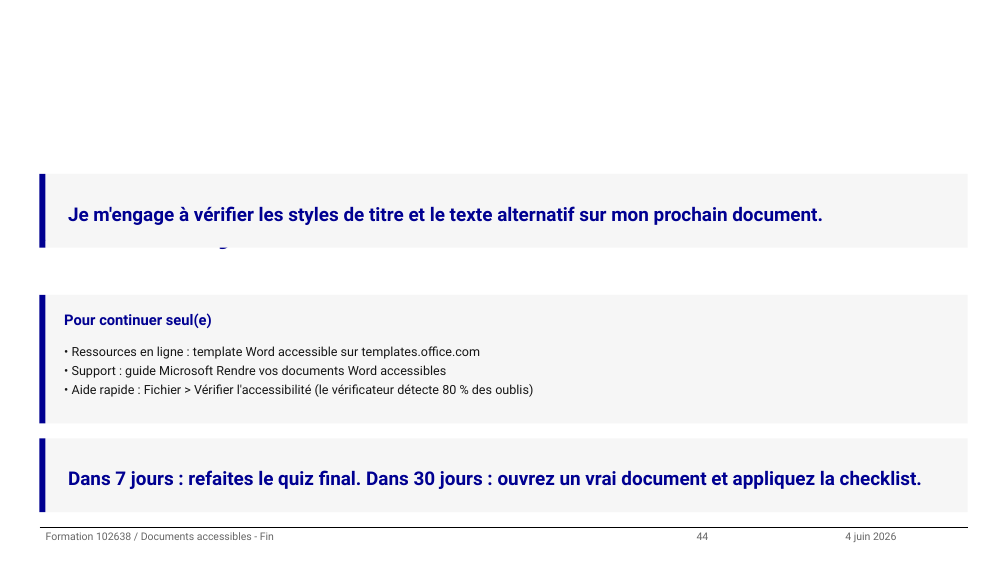
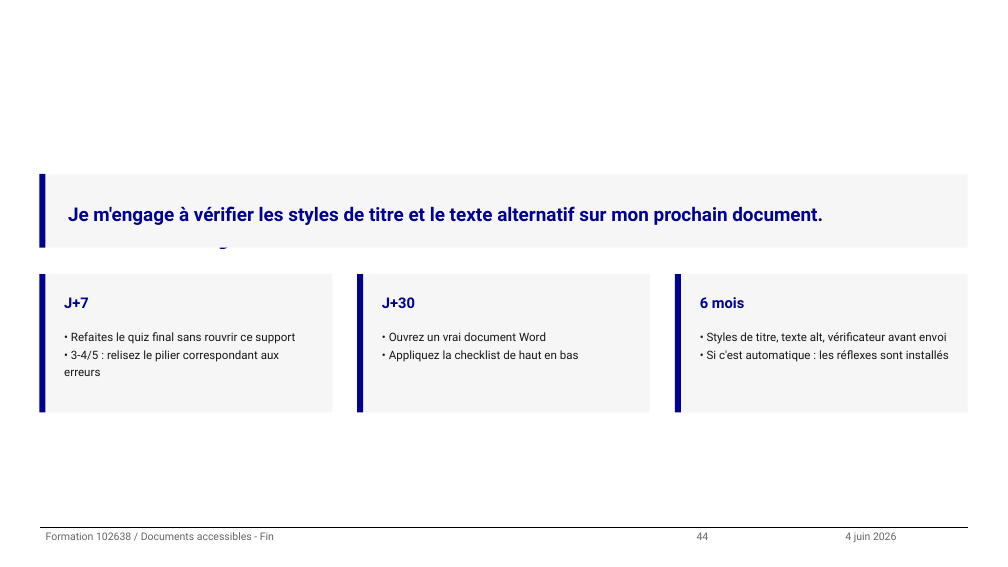
Before and after one commit to alexandra-guiderdoni/usine-fabrication-igpde-102846-ay11, a slide deck: slide 44 of formation-102638-juin-2026.pptx. Drawn at 1008x567 pixels with LibreOffice and Linux fonts; fonts in the diff are those of the drawing; background and template pictures are left out. Boxes give left, top, right and bottom in pixels: in the first picture for what was removed or moved away, otherwise in the second. Text is boxed around its words. In the diff, an @@ line names an element or a change of style, - is before the commit and + after.

Commit message:
Corrections slides IGPDE : composants, quiz, sommaire, clôture
- igpde_dsfr_components : hauteur titre dynamique add_callout/add_alert,
  support \n dans add_highlight
- Slides 27-41 : Stack, stepper 5 items, majuscules, tirets du 6
- Quiz final scindé en 2 slides (questions + réponses)
- Slides 43-44 fusionnées : engagement + cards J+7/J+30/6 mois
- Sommaire : textes courts, row1_top dynamique anti-débordement footer
- 4 nouvelles leçons dans lessons.md

```diff
--- a/formation-102638-juin-2026.pptx
+++ b/formation-102638-juin-2026.pptx
@@ rectangle: place and size @@
-rectangle at (39,295,45,423)
+rectangle at (39,274,45,412)
@@ rectangle: place and size @@
-rectangle at (45,295,968,423)
+rectangle at (45,274,332,412)
@@ text added at (64,297,89,308), 14 pt, text #000091, bold @@
+J+7
@@ rectangle: place and size @@
-rectangle at (39,439,45,512)
+rectangle at (357,274,363,412)
@@ rectangle: place and size @@
-rectangle at (45,439,968,512)
+rectangle at (363,274,650,412)
@@ text "J+30" at (382,297,415,308): vertical alignment middle to top @@
@@ text at (382,297,415,308): text changed; size 18 to 14 pt @@
-Dans 7 jours : refaites le quiz final. Dans 30 jours : ouvrez un vrai document et appliquez la checklist.
+J+30
@@ rectangle added at (675,274,681,412), fill #000091 @@
@@ rectangle added at (681,274,968,412), fill #F6F6F6 @@
@@ text added at (700,297,745,308), 14 pt, text #000091, bold @@
+6 mois
@@ text removed at (64,313,212,328) @@
-Pour continuer seul(e)
@@ text at (64,332,295,376): text changed; size 12 to 11 pt @@
-• Ressources en ligne : template Word accessible sur templates.office.com
-• Support : guide Microsoft Rendre vos documents Word accessibles
-• Aide rapide : Fichier > Vérifier l'accessibilité (le vérificateur détecte 80 % des oublis)
+• Refaites le quiz final sans rouvrir ce support
+• 3-4/5 : relisez le pilier correspondant aux erreurs
@@ text added at (389,332,579,362), 11 pt, text #161616 @@
+• Ouvrez un vrai document Word
+• Appliquez la checklist de haut en bas
@@ text added at (707,332,949,362), 11 pt, text #161616 @@
+• Styles de titre, texte alt, vérificateur avant envoi
+• Si c'est automatique : les réflexes sont installés
```
Also in this commit, not shown: 55 other slides changed, 1 slide added, 1 slide removed, 14 other files.
